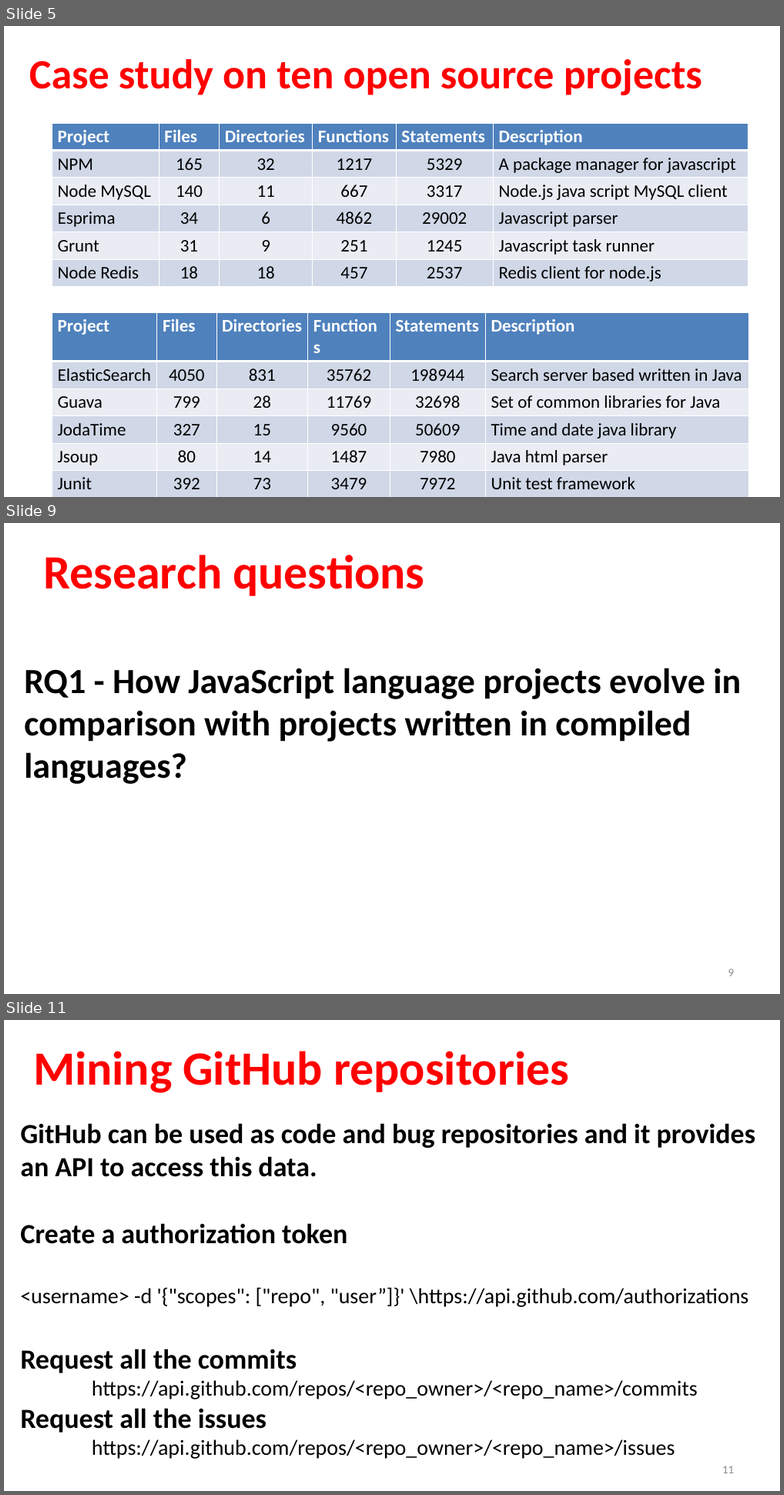
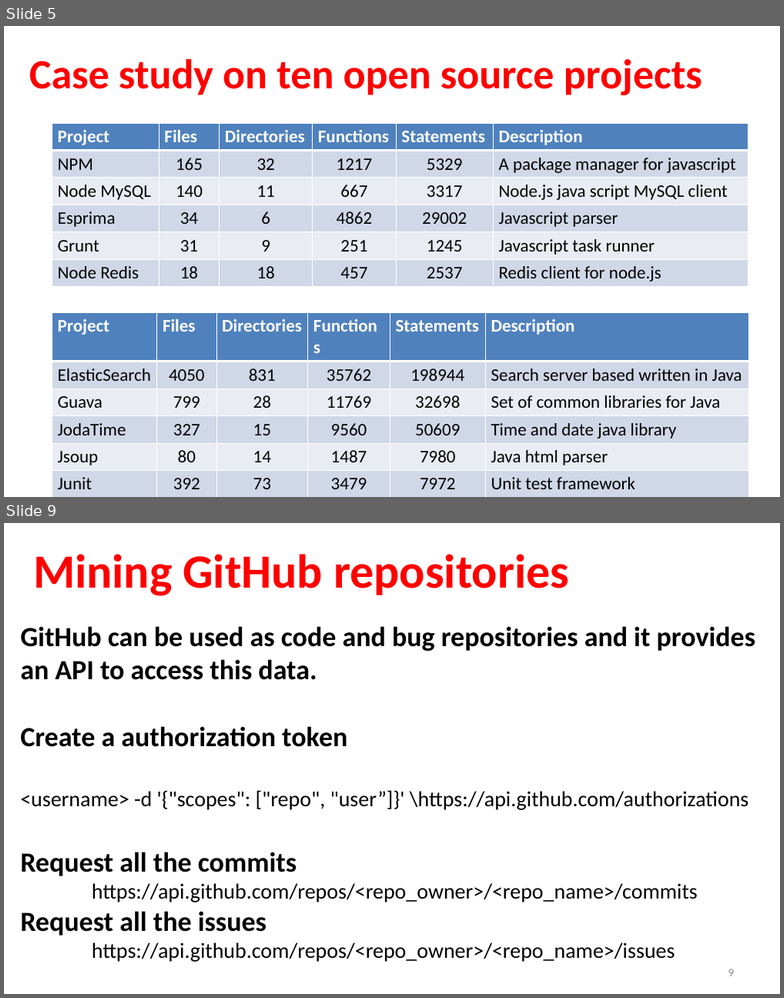
Before and after one commit to sshishe/js-evolution, a slide deck: presentation.pptx. Shown one above the other, each under a label of ours: slides 5, 9 and 11 before the commit, slides 5 and 9 after it; the slides between them are not shown. The pictures are 784x1495 and 784x998 pixels, drawn with LibreOffice and Linux fonts; fonts in the diff are those of the drawing. Boxes give left, top, right and bottom in pixels: in the first picture for what was removed or moved away, otherwise in the second. Text is boxed around its words. In the diff, an @@ line names an element or a change of style, - is before the commit and + after.

```diff
--- a/presentation.pptx
+++ b/presentation.pptx
@@ slide 9 removed at [4, 523, 780, 994], background #FFFFFF @@
@@ title removed at [43, 555, 424, 596] @@
-Research questions
@@ text removed at [24, 668, 741, 784] @@
-RQ1 - How JavaScript language projects evolve in comparison with projects written in compiled languages?
@@ page number removed at [729, 969, 735, 977] @@
-9
@@ what was slide 11 is now slide 9 @@
@@ page number at [729, 969, 735, 977]: text changed @@
-11
+9
```
Also in this commit, not shown: 4 slides changed, 1 other slide removed.
